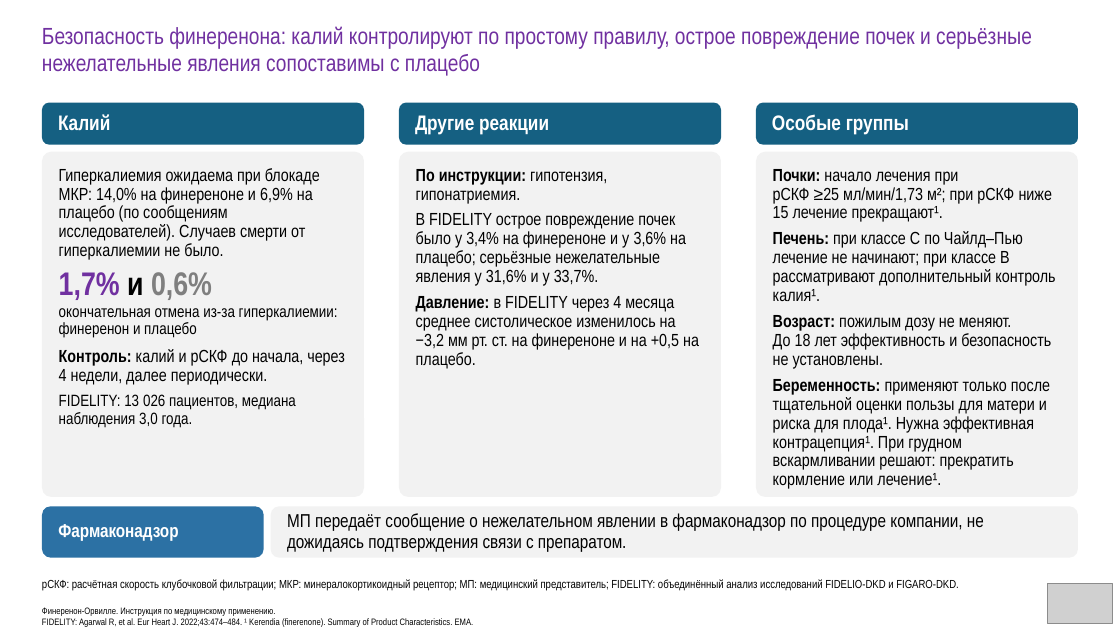
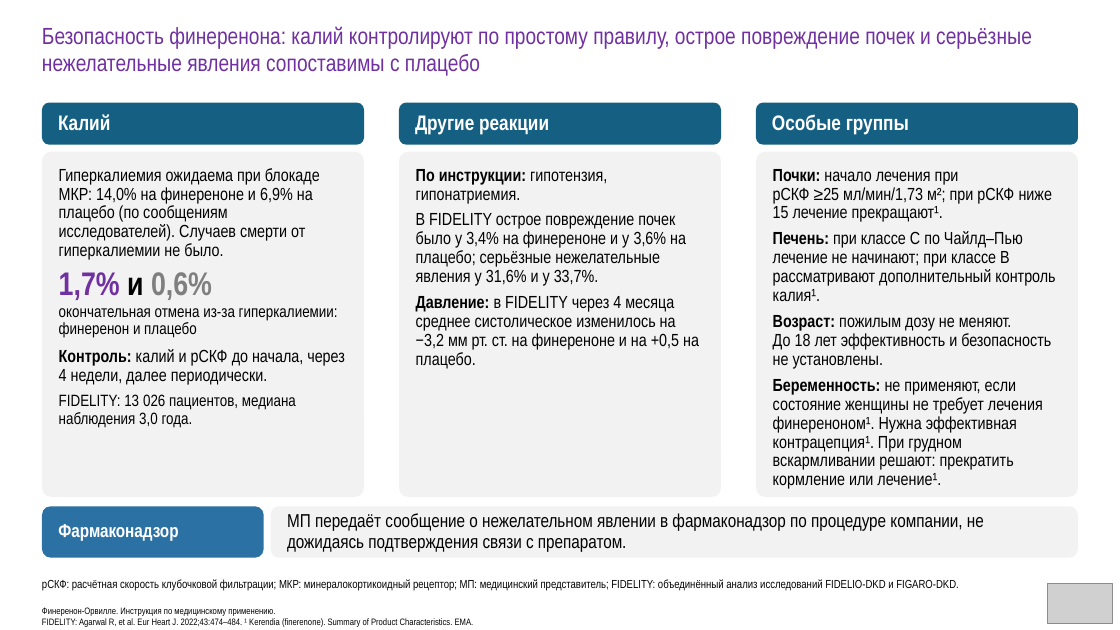
Before and after one commit to drabdulbosit1-eng/my-test-cloud, a slide deck: slide 36 of finerenone/Finerenone_promo_53.pptx. Drawn at 1120x630 pixels with LibreOffice and Linux fonts; fonts in the diff are those of the drawing; grey boxes stand for pictures. Boxes give left, top, right and bottom in pixels: in the first picture for what was removed or moved away, otherwise in the second. Text is boxed around its words. In the diff, an @@ line names an element or a change of style, - is before the commit and + after.

```diff
--- a/finerenone/Finerenone_promo_53.pptx
+++ b/finerenone/Finerenone_promo_53.pptx
@@ text in rounded rectangle at (773,379,1043,489): text changed @@
-Беременность: применяют только после тщательной оценки пользы для матери и риска для плода¹. Нужна эффективная контрацепция¹. При грудном вскармливании решают: прекратить кормление или лечение¹.
+Беременность: не применяют, если состояние женщины не требует лечения финереноном¹. Нужна эффективная контрацепция¹. При грудном вскармливании решают: прекратить кормление или лечение¹.
```
Also in this commit, not shown: 26 other slides changed, 8 other files.
